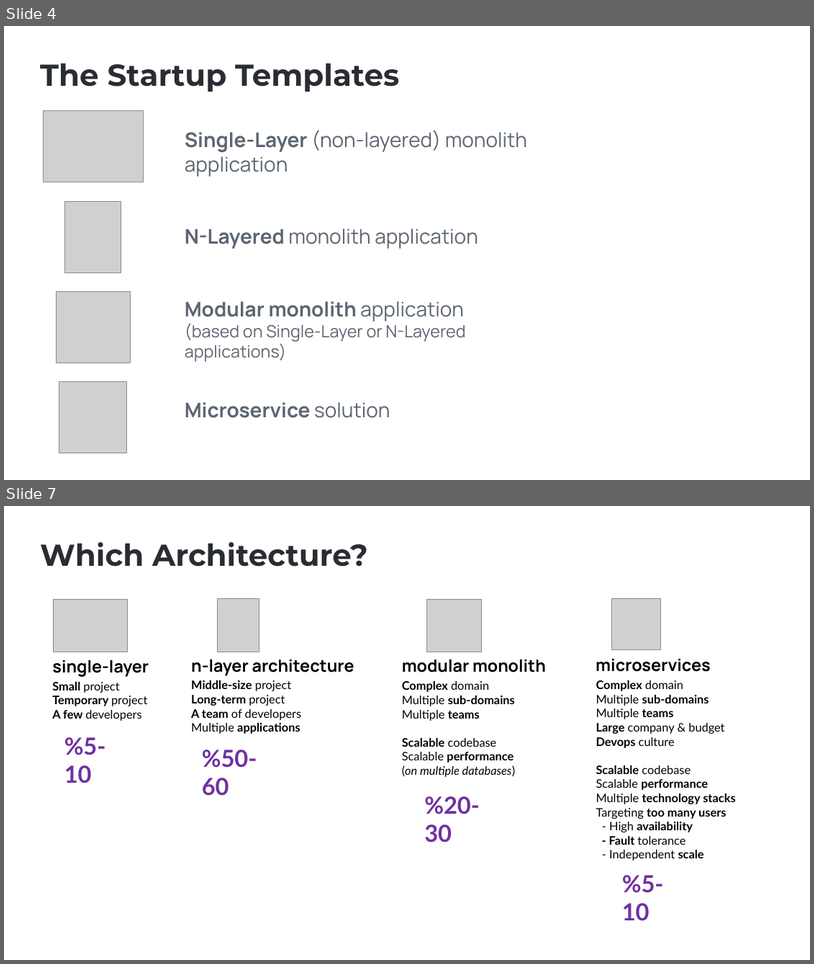
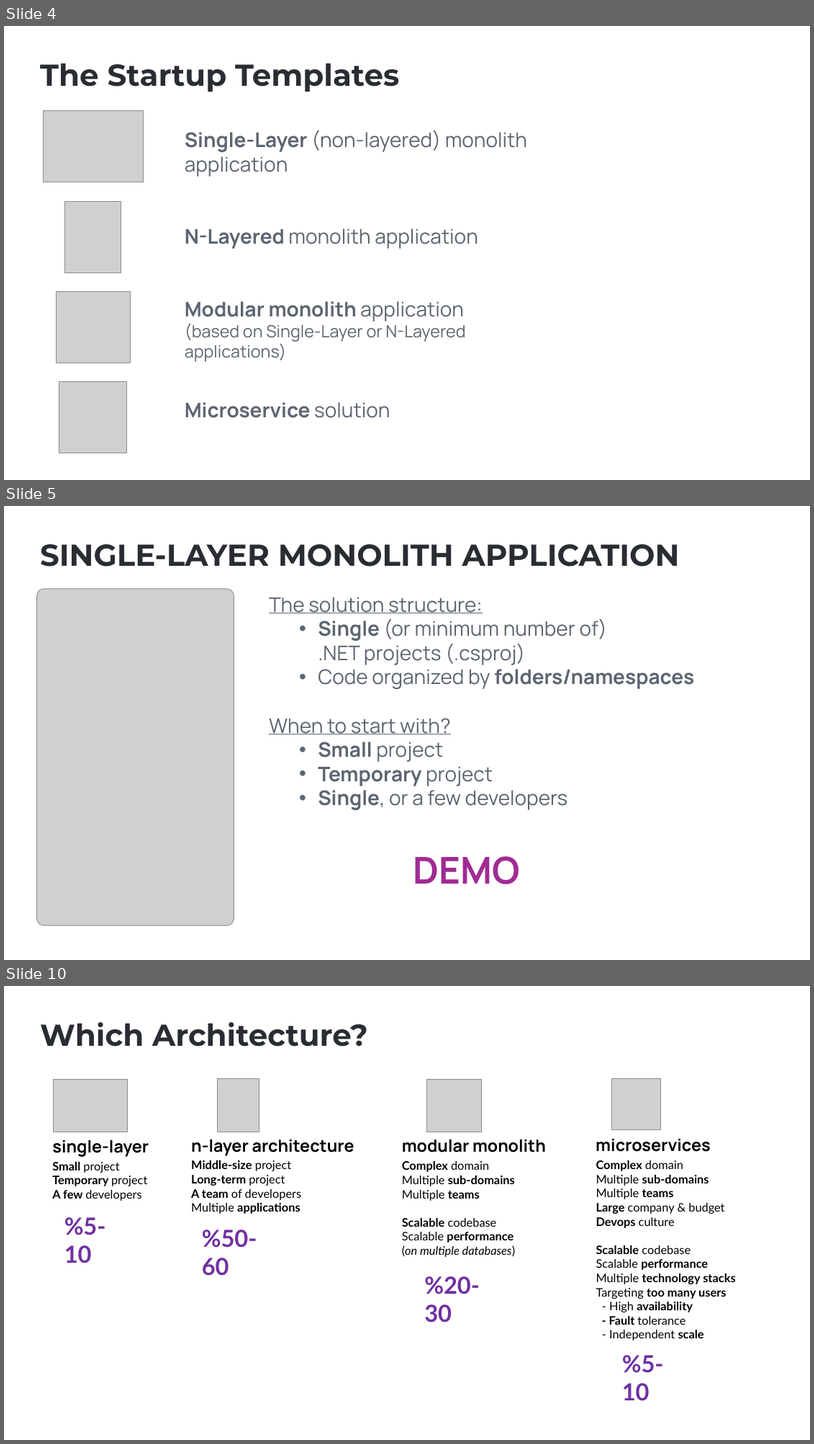
Before and after one commit to hikalkan/presentations, a slide deck: 2025-01-09 ABP Community Talks 2025.1/Which Architecture.pptx. Shown one above the other, each under a label of ours: slides 4 and 7 before the commit, slides 4, 5 and 10 after it; the slides between them are not shown. The pictures are 814x964 and 814x1444 pixels, drawn with LibreOffice and Linux fonts; fonts in the diff are those of the drawing; grey boxes stand for pictures; background and template pictures are left out. Boxes give left, top, right and bottom in pixels: in the first picture for what was removed or moved away, otherwise in the second. Text is boxed around its words. In the diff, an @@ line names an element or a change of style, - is before the commit and + after.

```diff
--- a/2025-01-09 ABP Community Talks 2025.1/Which Architecture.pptx
+++ b/2025-01-09 ABP Community Talks 2025.1/Which Architecture.pptx
@@ slide 5 added at (4,506,810,960), background picture (left out) @@
@@ text added at (40,544,680,566), 36 pt, text #292D33, bold @@
+SINGLE-LAYER MONOLITH APPLICATION
@@ picture added at (36,589,234,925) @@
@@ text added at (269,597,694,810), 24 pt, text #5C6571 @@
+The solution structure:
+  • Single (or minimum number of)
+    .NET projects (.csproj)
+  • Code organized by folders/namespaces
+When to start with?
+  • Small project
+  • Temporary project
+  • Single, or a few developers
@@ text added at (413,856,520,884), 44 pt, text #A02B93, bold @@
+DEMO
@@ what was slide 7 is now slide 10 @@
```
Also in this commit, not shown: 1 slide changed, 6 other slides added.
